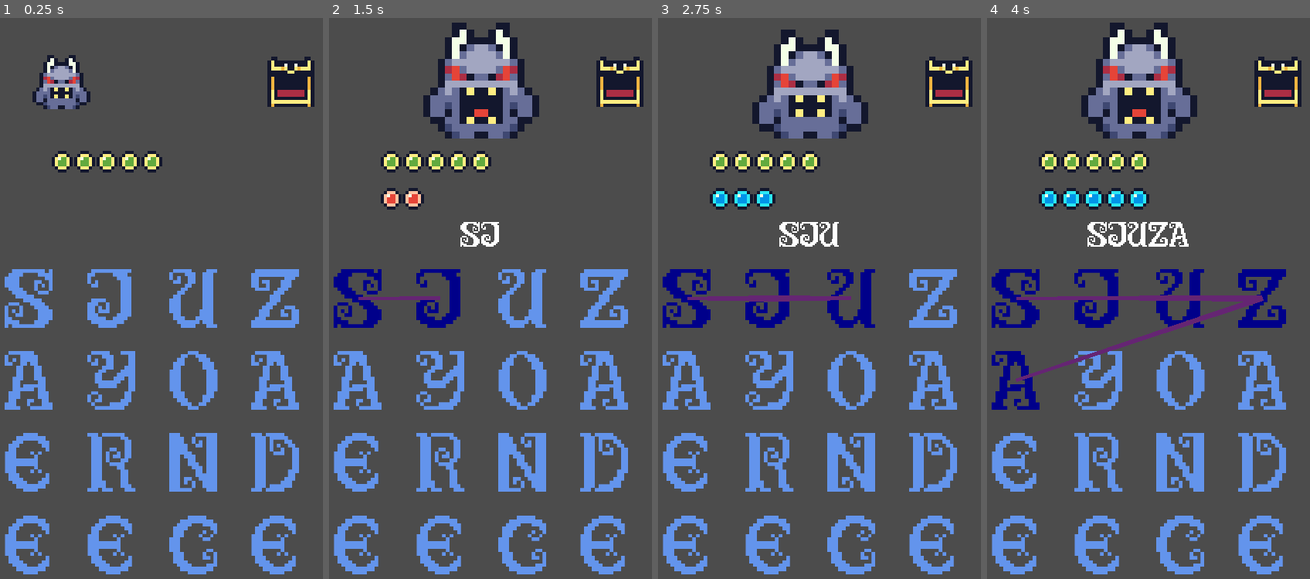
Above: before the commit, frames 1-4 (left to right).
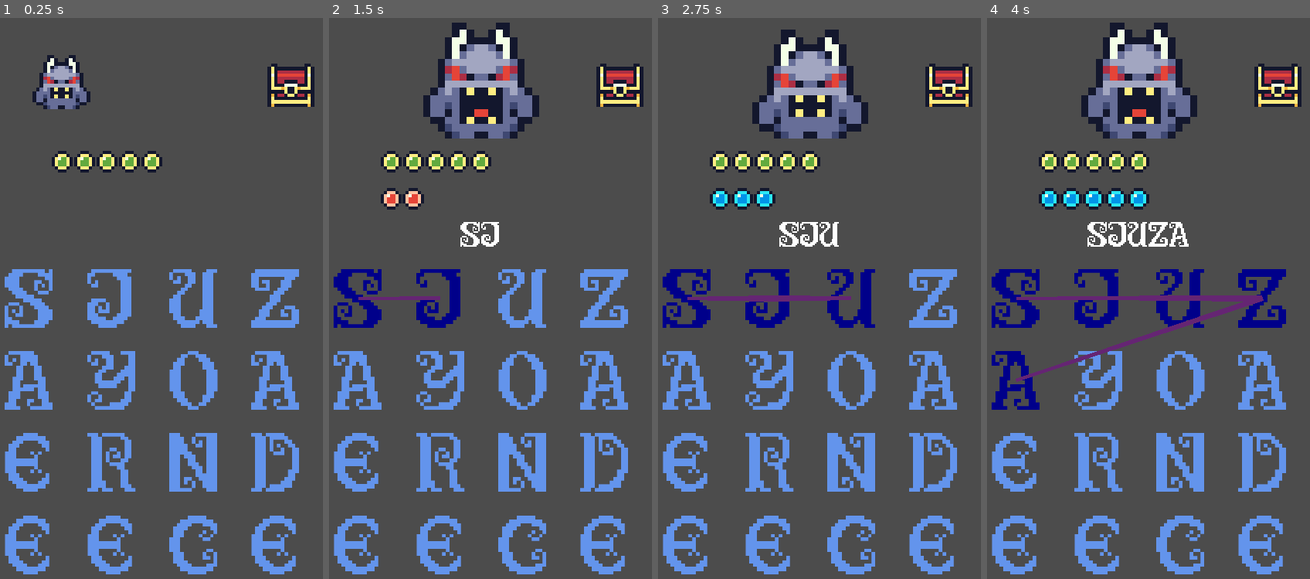
Above: after the commit, the same moments.

Repository: zapscribbles/boggle-clone
Game: Godot game, scene res://Game.tscn
Two runs of this game, one before a commit and one after it. Both use one fixed random seed, a clock stepped at 60 frames per second and the inputs below.
Inputs (mouse positions are in pixels of both pictures, inside the frame that each line leads up to):
- Up to frame 1 (0.25 s): no input
- Up to frame 2 (1.5 s): move the mouse to (358, 298) at 0.52 s; click (358, 298) at 0.67 s; move the mouse to (438, 298) at 1.27 s; click (438, 298) at 1.42 s
- Up to frame 3 (2.75 s): move the mouse to (851, 298) at 2.02 s; click (851, 298) at 2.17 s
- Up to frame 4 (4 s): move the mouse to (1261, 298) at 2.77 s; click (1261, 298) at 2.92 s; move the mouse to (1016, 382) at 3.52 s; click (1016, 382) at 3.67 s

The runs differ from the first frame. In frame 1, 0.6% of the frame differs, in the area x 82-98%, y 6-15%; in frame 2, 0.6%; in frame 3, 0.6%; in frame 4, 0.6%.

Commit message:
Coins collecting
Chest opens, enemy death generates coins according to enemy def, coins fly over a random curve to chest, on last coin arriving chest closes

Diff:
--- a/BoggleClone/Coin.gd
+++ b/BoggleClone/Coin.gd
@@ -1,4 +1,8 @@
 extends Path2D
+
+var last
+
+signal last_coin_stored
 
 func _ready():
 	# Get the initial control point as a basis for randomising
@@ -6,15 +10,19 @@
 	# Randomise the y value of the control point
 	var rng = RandomNumberGenerator.new()
 	rng.randomize()
-	cp.y = rng.randf_range(cp.y, cp.y*-1)
+	cp.y = rng.randf_range(30, -30)
 	# Set the new control point
 	curve.set_point_in(1, cp)
+	# Kick off animation
+	$AnimationPlayer.play("store_in_chest")
 
 func _draw():
-	draw_polyline(curve.get_baked_points(), Color.aquamarine, 1, true)
-
+	pass
+#	draw_polyline(curve.get_baked_points(), Color.aquamarine, 1, true)
 
 func _on_AnimationPlayer_animation_finished(anim_name):
 	if anim_name == "store_in_chest":
-#		queue_free()
-		print("coin stored")
+#		print(name," coin stored")
+		if last:
+			emit_signal("last_coin_stored")
+		queue_free()
--- a/BoggleClone/Coin.tscn
+++ b/BoggleClone/Coin.tscn
@@ -3,7 +3,8 @@
 [ext_resource path="res://Coin.png" type="Texture" id=1]
 [ext_resource path="res://Coin.gd" type="Script" id=2]
 
-[sub_resource type="Curve2D" id=1]
+[sub_resource type="Curve2D" id=3]
+resource_local_to_scene = true
 _data = {
 "points": PoolVector2Array( 0, 0, 0, 0, 0.25, 0.25, -28.6946, 26.5165, 28.6946, -26.5165, 57.25, 0.75 )
 }
@@ -13,7 +14,7 @@
 length = 0.5
 tracks/0/type = "value"
 tracks/0/path = NodePath("PathFollow2D:unit_offset")
-tracks/0/interp = 1
+tracks/0/interp = 2
 tracks/0/loop_wrap = true
 tracks/0/imported = false
 tracks/0/enabled = true
@@ -26,7 +27,8 @@
 
 [node name="Coin" type="Path2D"]
 scale = Vector2( 4, 4 )
-curve = SubResource( 1 )
+z_index = 2
+curve = SubResource( 3 )
 script = ExtResource( 2 )
 
 [node name="PathFollow2D" type="PathFollow2D" parent="."]
--- a/BoggleClone/Enemy.gd
+++ b/BoggleClone/Enemy.gd
@@ -1,11 +1,14 @@
 extends Node2D
 
 signal update_enemy_health(_health)
-signal enemy_killed
+signal enemy_dealt_killing_blow(enemy)
+signal enemy_dead
 
 export(String, "Creature") var enemyType = "Creature"
 
 var health
+var value
+var dealtKillingBlow = false
 
 func _init():
 	visible = false
@@ -21,23 +24,26 @@
 
 	# Set parameters based on definition
 	health = enemyDefs[enemyType].health
+	value = enemyDefs[enemyType].value
 	emit_signal("update_enemy_health", health)
 	$AnimationPlayer.play("entrance")
 	visible = true
 
 func _on_enemy_hit(byOrb):
-	print("im taking damage!")
-	$Sprites/Creature.play("hit")
-	$HitEffect.emitting = true
-	health = health - 1
-	emit_signal("update_enemy_health", health)
-	if health <= 0:
-
-		$Sprites/Creature.play("death")
-		$AnimationPlayer.play("exit")
+	if !dealtKillingBlow:
+	#	print("im taking damage!")
+		$Sprites/Creature.play("hit")
+		$HitEffect.emitting = true
+		health = health - 1
+		emit_signal("update_enemy_health", health)
+		if health <= 0:
+			dealtKillingBlow = true
+			emit_signal("enemy_dealt_killing_blow", self)
+			$Sprites/Creature.play("death")
+			$AnimationPlayer.play("exit")
 
 func _on_animation_finished():
 	if $Sprites/Creature.animation == "hit":
 		$Sprites/Creature.play("idle")
 	if $Sprites/Creature.animation == "death":
-		emit_signal("enemy_killed")
+		emit_signal("enemy_dead")
--- a/BoggleClone/Game.gd
+++ b/BoggleClone/Game.gd
@@ -2,20 +2,29 @@
 
 var spell
 var enemyPos
+#var coinScene = preload("res://Coin.tscn")
 
 func _ready():
 	$RuneGrid.connect("spell_updated", self, "_on_spell_updated")
 	$RuneGrid.connect("spell_updated", $SpellPower, "_on_spell_updated")
 	$RuneGrid.connect("spell_cast", self, "_on_spell_cast")
 	$RuneGrid.connect("spell_cast", $SpellPower, "_on_spell_cast")
-	$Enemy.connect("update_enemy_health", $EnemyHealth, "_on_update_health")
-	$EnemyHealth._on_update_health($Enemy.health) # Need to do this the first time the game loads as emitting the signal on first Enemy load doesn't work (signal wasn;t connected yet as Game wasn;t _ready to connect signals
-	$Enemy.connect("enemy_killed", self, "_on_enemy_killed")
 	enemyPos = $Enemy.position
+	spawn_enemy($Enemy)
 	$Coin.queue_free() # Only dispaying coin in the editor
 
+func spawn_enemy(enemy = null):
+	if enemy == null:
+		enemy = load("res://Enemy.tscn").instance()
+		add_child(enemy)
+	enemy.position = enemyPos
+	enemy.connect("update_enemy_health", $EnemyHealth, "_on_update_health")
+	enemy.connect("enemy_dead", self, "_on_enemy_dead")
+	enemy.connect("enemy_dealt_killing_blow", self, "_on_enemy_dealt_killing_blow")
+	$EnemyHealth._on_update_health(enemy.health)
+
 func _on_spell_updated(spellAsRunes, spellAsString):
-	print("game - spell updated")
+#	print("game - spell updated")
 	spell = spellAsString
 
 	# Update label
@@ -24,25 +33,39 @@
 func _on_spell_cast():
 	# Check if spell is valid - if it is, cast it
 	if check_spell_validity():
-		print("spell was valid")
+#		print("spell was valid")
 		# Shoot energy at enemy
 		# Damage enemy (Check enemy health - spawn another if dead)
+		pass
 	else:
-		print("spell was invalid")
+#		print("spell was invalid")
+		pass
 
 func check_spell_validity():
 	# Put dictionary check here - just checking for letter length for now
 	if spell.length() >= 3:
 		return true
 
-func _on_enemy_killed():
+func _on_enemy_dead():
 	get_tree().call_group("enemy", "queue_free")
-	var newEnemy = load("res://Enemy.tscn").instance()
-	newEnemy.position = enemyPos
-	newEnemy.connect("update_enemy_health", $EnemyHealth, "_on_update_health")
-	newEnemy.connect("enemy_killed", self, "_on_enemy_killed")
-	add_child(newEnemy)
-	for i in range(0, 5):
-		var coin = load("res://Coin.tscn").instance()
-		coin.position = enemyPos
-		add_child(coin)
+	spawn_enemy()
+
+func _on_enemy_dealt_killing_blow(enemy):
+	# Open chest
+	$Chest.play("open")
+	# Generate coins
+	var interval = 0.1
+	for i in range(0, enemy.value):
+		# Prepare timer
+		var timer = get_tree().create_timer(interval * i)
+		timer.connect("timeout", self, "_on_coin_generation_timeout", [true if i+1 == enemy.value else false])
+
+func _on_coin_generation_timeout(last):
+	var coin = load("res://Coin.tscn").instance()
+	coin.position = enemyPos
+	coin.last = last
+	coin.connect("last_coin_stored", self, "_on_last_coin_stored")
+	add_child(coin)
+
+func _on_last_coin_stored():
+	$Chest.play("close")
--- a/BoggleClone/Game.tscn
+++ b/BoggleClone/Game.tscn
@@ -85,15 +85,21 @@
 [sub_resource type="SpriteFrames" id=19]
 animations = [ {
 "frames": [ SubResource( 9 ), SubResource( 10 ), SubResource( 11 ), SubResource( 12 ), SubResource( 13 ) ],
-"loop": true,
+"loop": false,
 "name": "open",
-"speed": 5.0
+"speed": 15.0
 }, {
 "frames": [ SubResource( 14 ), SubResource( 15 ), SubResource( 16 ), SubResource( 17 ), SubResource( 18 ) ],
-"loop": true,
+"loop": false,
 "name": "close",
-"speed": 5.0
+"speed": 15.0
 } ]
+
+[sub_resource type="Curve2D" id=20]
+resource_local_to_scene = true
+_data = {
+"points": PoolVector2Array( 0, 0, 0, 0, 0.25, 0.25, -28.6946, 26.5165, 28.6946, -26.5165, 57.25, 0.75 )
+}
 
 [node name="Game" type="Node2D"]
 script = ExtResource( 4 )
@@ -215,9 +221,9 @@
 scale = Vector2( 5.5, 5.5 )
 frames = SubResource( 19 )
 animation = "open"
-frame = 4
 
 [node name="Coin" parent="." instance=ExtResource( 12 )]
 position = Vector2( 288, 171 )
+curve = SubResource( 20 )
 
 [connection signal="input_event" from="CastSpell" to="RuneGrid" method="_on_CastSpell_input_event"]
--- a/BoggleClone/SpellPower.gd
+++ b/BoggleClone/SpellPower.gd
@@ -14,7 +14,7 @@
 
 func _on_spell_updated(spellAsRunes, spellAsString):
 	# NB This signal is connected in the Game script
-	print("spell power is ", spellAsRunes.size())
+#	print("spell power is ", spellAsRunes.size())
 
 	var numStaticOrbs = get_static_orbs()
 
@@ -65,11 +65,11 @@
 	add_child(orb)
 	orb.connect("enemy_hit", self, "_on_enemy_hit")
 	orb.connect("enemy_hit", get_tree().get_nodes_in_group("enemy")[0], "_on_enemy_hit")
-	print(get_tree().get_nodes_in_group("enemy")[0])
+#	print(get_tree().get_nodes_in_group("enemy")[0])
 
 func remove_last_orb():
 	get_children().back().queue_free()
 
 func _on_enemy_hit(byOrb):
-	print("enemy hit!")
+#	print("enemy hit!")
 	byOrb.queue_free()
--- a/BoggleClone/enemy_defs.json
+++ b/BoggleClone/enemy_defs.json
@@ -1,5 +1,6 @@
 {
     "Creature": {
-        "health": 5
+        "health": 5,
+        "value": 8
     }
 }
Not shown: 1 places in BoggleClone/Game.tscn that only renumber resources
Not shown, added: .gitignore
